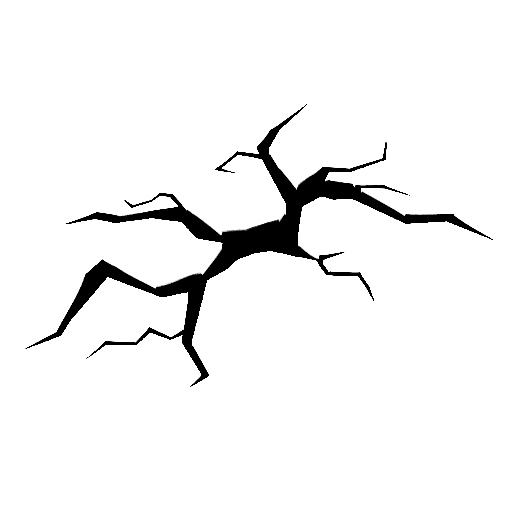
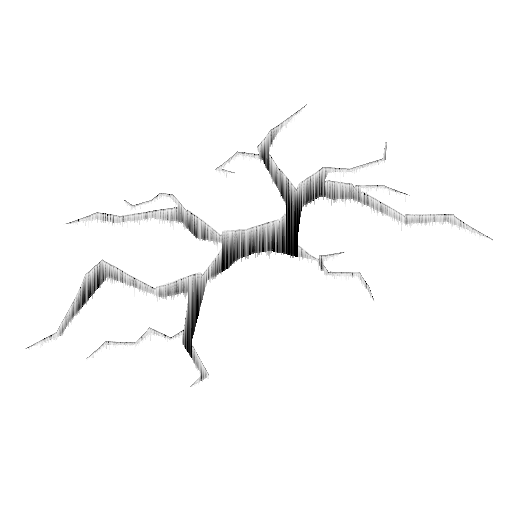
Layers edited between the first and the second 512 x 512 image:
removed layer "Calque" over [25, 104, 493, 387]
renamed "Calque Copié" to "Transformation", showed it, painted on it over [25, 104, 493, 387]
